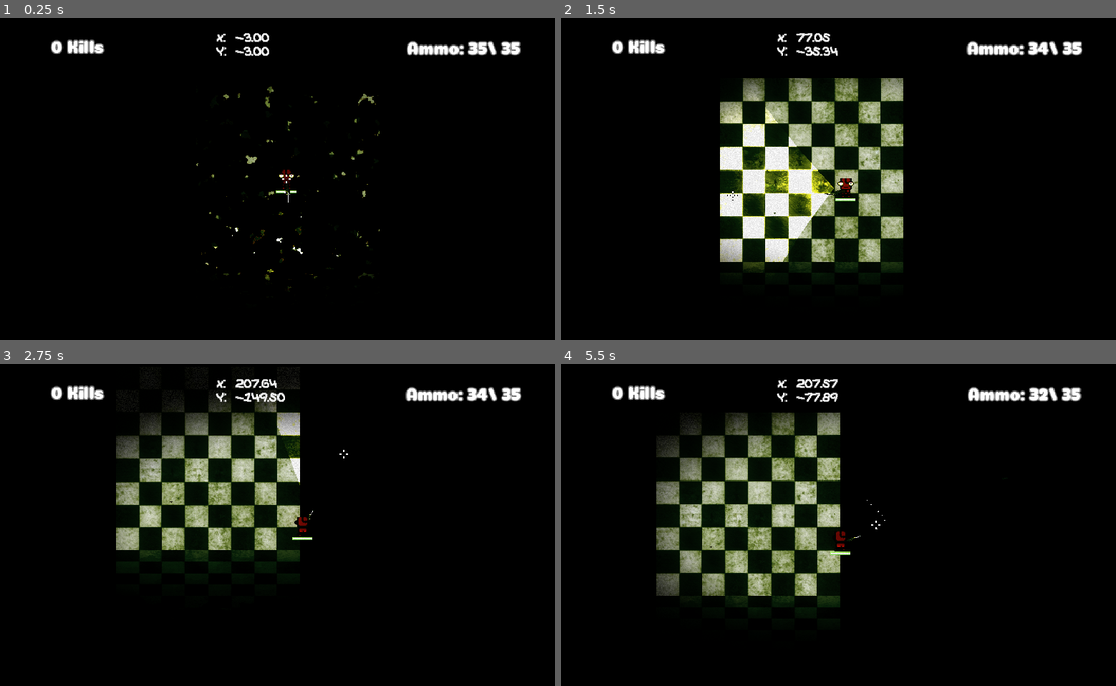
Above: before the commit, frames 1-4 (two rows, left to right).
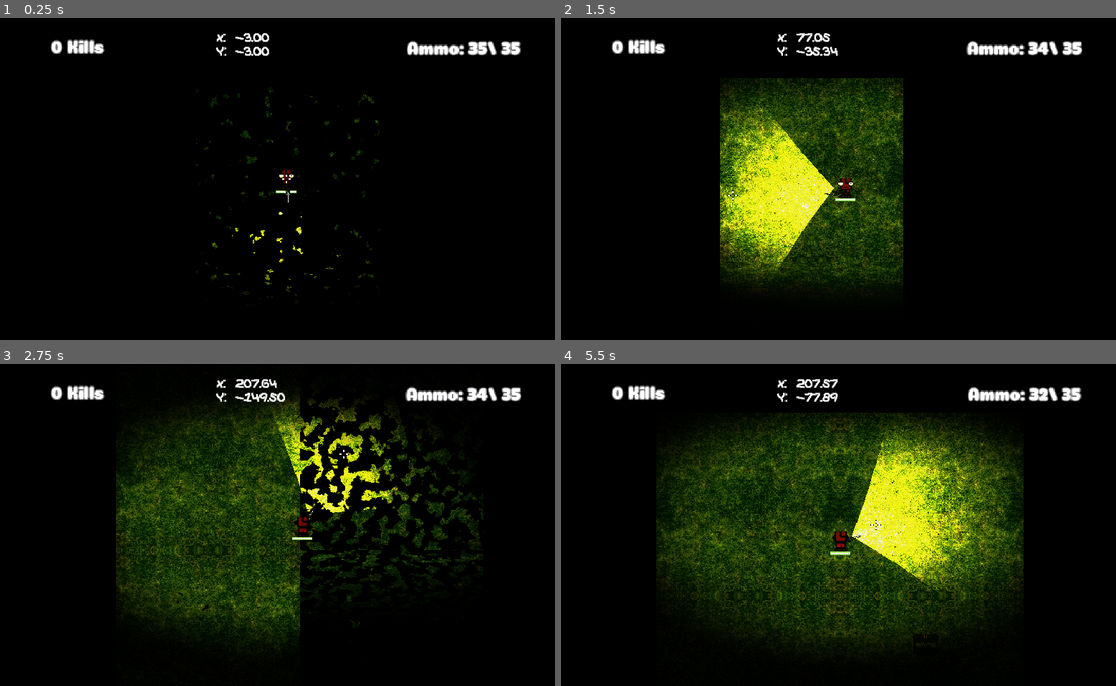
Above: after the commit, the same moments.

Repository: JoaoMAraujoJr/Mallow-Zone
Game: Godot game, scene res://Scenes/Level.tscn
Two runs of this game, one before a commit and one after it. Both use one fixed random seed, a clock stepped at 60 frames per second and the inputs below.
Inputs (mouse positions are in pixels of both pictures, inside the frame that each line leads up to):
- Up to frame 1 (0.25 s): no input
- Up to frame 2 (1.5 s): move the mouse to (971, 162) at 0.52 s; hold D (Walk_right) 0.53-1.28 s; click (971, 162) at 0.6 s; move the mouse to (733, 195) at 1.27 s; hold S (Walk_down) from 1.28 s (still down); right-click (733, 195) at 1.35 s
- Up to frame 3 (2.75 s): move the mouse to (344, 454) at 2.02 s; release S (Walk_down) at 2.03 s; hold D (Walk_right) from 2.03 s (still down); tap Alt (UnlockMouse) at 2.1 s
- Up to frame 4 (5.5 s): move the mouse to (816, 589) at 2.77 s; release D (Walk_right) at 2.78 s; hold W (Walk_up) 2.78-3.53 s; click (816, 589) at 2.85 s; move the mouse to (1021, 573) at 3.52 s; hold Right mouse button (Mouse_right) 3.53-4.28 s; hold A (Walk_left) 3.53-5.03 s; move the mouse to (677, 476) at 4.27 s; tap Alt (UnlockMouse) at 4.35 s; move the mouse to (877, 525) at 5.02 s; hold S (Walk_down) from 5.03 s (still down); click (877, 525) at 5.1 s

The runs differ from the first frame. In frame 1, 0.5% of the frame differs, in the area x 35-69%, y 21-89%; in frame 2, 18%; in frame 3, 22%; in frame 4, 35%, in the area x 17-84%, y 15-93%.
Error before the commit: Cannot call method 'instantiate' on a null value. (res://Scripts/GameScene.gd:130)

Commit message:
something bugged now is fixed

Diff:
--- a/Scenes/Level.tscn
+++ b/Scenes/Level.tscn
@@ -39,11 +39,6 @@
 [node name="Interface" parent="." instance=ExtResource("1_xylue")]
 
 [node name="Scene" parent="." instance=ExtResource("1_vsvp5")]
-StageScene = null
-MedikitScene = null
-AmmoScene = null
-EnemyScene = null
-BHScene = null
 isthisroot = true
 
 [node name="Player" parent="." instance=ExtResource("2_8rbpu")]
--- a/Scenes/stages/stage_chess.tscn
+++ b/Scenes/stages/stage_chess.tscn
@@ -1,11 +1,11 @@
-[gd_scene load_steps=11 format=3 uid="uid://ccdp414dq4f1w"]
+[gd_scene load_steps=10 format=3 uid="uid://ccdp414dq4f1w"]
 
-[ext_resource type="Texture2D" uid="uid://dmnoi65rgtqp1" path="res://Assets/floor/floortexture.png" id="1_a6xb7"]
 [ext_resource type="Script" uid="uid://lyljldb0hycj" path="res://Scripts/Rooms/stageBiomes.gd" id="1_vpc23"]
 [ext_resource type="Shader" uid="uid://bi1nep8s0yfp2" path="res://Scripts/shaders/reversedissolving.gdshader" id="2_m518n"]
-[ext_resource type="Texture2D" uid="uid://bq41yr8kvcqdb" path="res://Assets/floor/walltexture.png" id="2_vpc23"]
 [ext_resource type="Texture2D" uid="uid://bhy5usdpbpnhj" path="res://Scripts/shaders/new_noise_texture_2d.tres" id="3_r4p5m"]
+[ext_resource type="Texture2D" uid="uid://cvx7qhxej7ak3" path="res://Assets/floor/grass/Grassfloortexture.png" id="4_r4p5m"]
 [ext_resource type="Script" uid="uid://b7o53v5x8wumc" path="res://Scripts/effects/spriteCreation.gd" id="5_r4p5m"]
+[ext_resource type="Texture2D" uid="uid://6q2esd6l67ao" path="res://Assets/floor/grass/Grassfloortexture_bottom.png" id="6_idggg"]
 
 [sub_resource type="RectangleShape2D" id="RectangleShape2D_a6xb7"]
 size = Vector2(411, 412)
@@ -16,10 +16,6 @@
 shader_parameter/threshold = 1.0
 shader_parameter/edge_color = Color(1, 0.5, 0.1, 1)
 shader_parameter/edge_width = 0.05
-
-[sub_resource type="CanvasTexture" id="CanvasTexture_u3665"]
-diffuse_texture = ExtResource("1_a6xb7")
-texture_filter = 3
 
 [sub_resource type="ShaderMaterial" id="ShaderMaterial_r4p5m"]
 shader = ExtResource("2_m518n")
@@ -52,7 +48,7 @@
 z_index = -3
 material = SubResource("ShaderMaterial_idggg")
 scale = Vector2(0.4011719, 0.4011719)
-texture = SubResource("CanvasTexture_u3665")
+texture = ExtResource("4_r4p5m")
 script = ExtResource("5_r4p5m")
 
 [node name="bottom" type="Sprite2D" parent="."]
@@ -61,5 +57,5 @@
 material = SubResource("ShaderMaterial_r4p5m")
 position = Vector2(-0.39999998, 307.2)
 scale = Vector2(0.4011719, 0.19960937)
-texture = ExtResource("2_vpc23")
+texture = ExtResource("6_idggg")
 script = ExtResource("5_r4p5m")
--- a/Scripts/GameScene.gd
+++ b/Scripts/GameScene.gd
@@ -25,7 +25,7 @@
 
 # ===== BIOMES =====
 @export var ChessBiome: PackedScene
-@export var StageScene: PackedScene = preload("res://Scenes/Gamescene.tscn")
+var StageScene: PackedScene = preload("res://Scenes/Gamescene.tscn")
 #==== SPAWNABLES =====
 @export var MedikitScene: PackedScene = preload("res://Scenes/medikit.tscn")
 @export var AmmoScene: PackedScene = preload("res://Scenes/ammo.tscn")
@@ -146,18 +146,17 @@
 		get_tree().current_scene.add_child(medkit)
 		print("medkit spawnada em: ", medkit.global_position)
 
+	# Spawn enemy
+	if rng.randf() <= 0.5 and !isthisroot:
+		var enemy = EnemyScene.instantiate()
+		enemy.global_position = _get_random_point_in_stage(new_stage)
+		get_tree().current_scene.add_child(enemy)
+		print("Inimigo spawnado em: ", enemy.global_position)
 
-		# Spawn enemy
-		if rng.randf() <= 0.5 and !isthisroot:
-			var enemy = EnemyScene.instantiate()
-			enemy.global_position = _get_random_point_in_stage(new_stage)
-			get_tree().current_scene.add_child(enemy)
-			print("Inimigo spawnado em: ", enemy.global_position)
-
-		#Spawn de BH
-		if rng.randf() <= 0.1 and !isthisroot:
-			if (Global.player_x > 10000.0 or Global.player_x < -10000.0 or Global.player_y > 10000.0 or Global.player_y < -10000.0) :
-				var BH = BHScene.instantiate()
-				BH.global_position = _get_random_point_in_stage(new_stage)
-				get_tree().current_scene.add_child(BH)
-				print("Inimigo spawnado em: ", BH.global_position)
+	#Spawn de BH
+	if rng.randf() <= 0.1 and !isthisroot:
+		if (Global.player_x > 10000.0 or Global.player_x < -10000.0 or Global.player_y > 10000.0 or Global.player_y < -10000.0) :
+			var BH = BHScene.instantiate()
+			BH.global_position = _get_random_point_in_stage(new_stage)
+			get_tree().current_scene.add_child(BH)
+			print("Inimigo spawnado em: ", BH.global_position)
Binary file added: Assets/floor/grass/Grassfloortexture.png
Not shown, added: Assets/floor/grass/Grassfloortexture.png.import
Binary file added: Assets/floor/grass/Grassfloortexture_bottom.png
Not shown, added: Assets/floor/grass/Grassfloortexture_bottom.png.import
